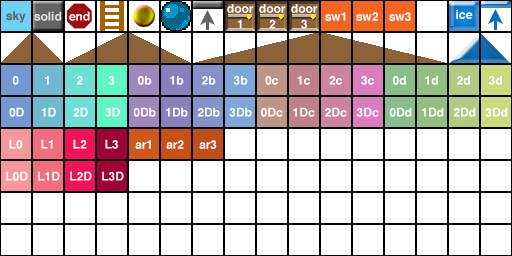
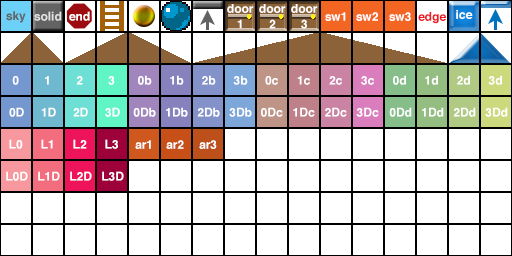
Comparing the layer stacks of the two 512px x 256px images. Changes:
added layer "edge" above "Ball" over 418, 12, 446, 24
painted on "Polygon 2", masked it over 66, 3, 92, 29
painted on "Ellipse 1", masked it over 133, 5, 155, 27
masked "Rectangle 2 copy 2" (1st of 2, in "AreaMarker") over 199, 140, 217, 149
masked "Rectangle 2 copy" (1st of 2, in "AreaMarker") over 166, 140, 184, 149
masked "Rectangle 2" (1st of 2, in "AreaMarker") over 135, 140, 151, 149
masked "Rectangle 2 copy 2" (2nd of 2, in "SwitchGroup") over 389, 12, 411, 21
masked "Rectangle 2 copy" (2nd of 2, in "SwitchGroup") over 356, 12, 378, 21
masked "Rectangle 2" (2nd of 2, in "SwitchGroup") over 325, 12, 346, 21
painted on "Shape 2", masked it over 490, 9, 501, 23
painted on "Polygon 1", masked it over 456, 11, 501, 23
